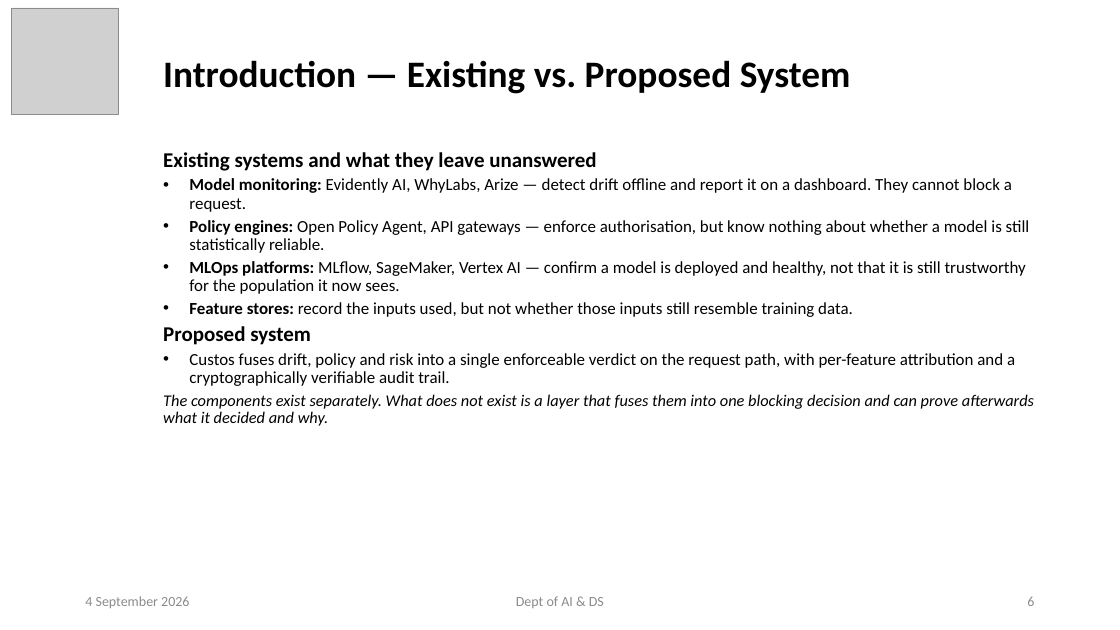
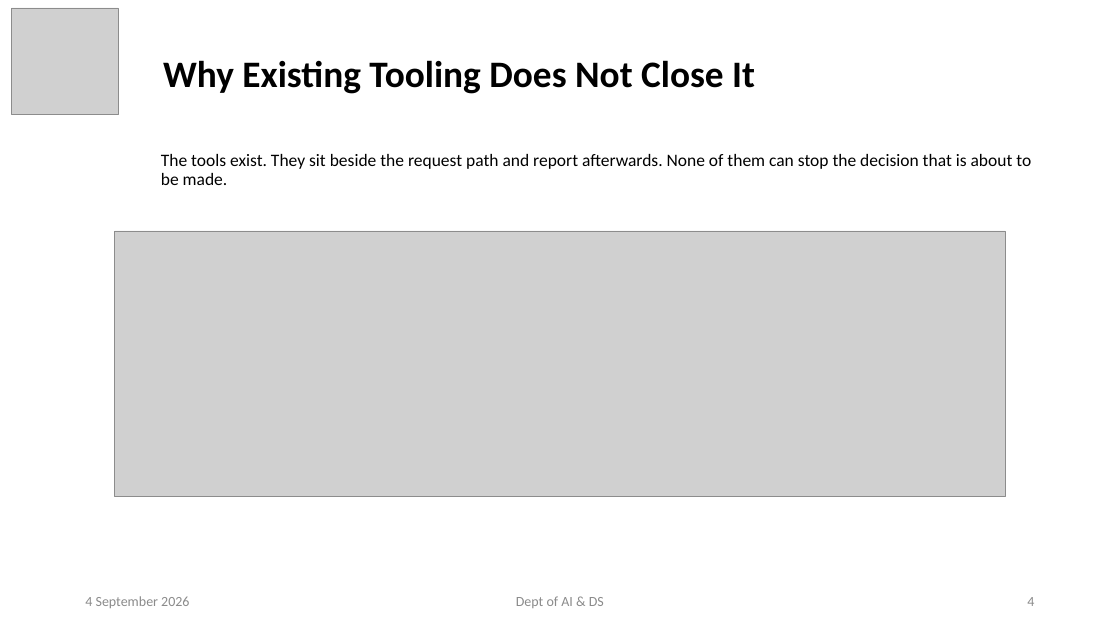
Before and after one commit to ayushpandey0201/custos, a slide deck: slide 4 of docs/presentations/Custos_Phase2_Review1.pptx (slide 6 before the commit). Drawn at 1120x630 pixels with LibreOffice and Linux fonts; fonts in the diff are those of the drawing; grey boxes stand for pictures. Boxes give left, top, right and bottom in pixels: in the first picture for what was removed or moved away, otherwise in the second. Text is boxed around its words. In the diff, an @@ line names an element or a change of style, - is before the commit and + after.

```diff
--- a/docs/presentations/Custos_Phase2_Review1.pptx
+++ b/docs/presentations/Custos_Phase2_Review1.pptx
@@ title at <box>163,60,755,94</box>: text changed @@
-Introduction — Existing vs. Proposed System
+Why Existing Tooling Does Not Close It
@@ subtitle at <box>161,154,1031,185</box>: text changed; size 14.5 to 15 pt @@
-Existing systems and what they leave unanswered
-• Model monitoring: Evidently AI, WhyLabs, Arize — detect drift offline and report it on a dashboard. They cannot block a request.
-• Policy engines: Open Policy Agent, API gateways — enforce authorisation, but know nothing about whether a model is still statistically reliable.
-• MLOps platforms: MLflow, SageMaker, Vertex AI — confirm a model is deployed and healthy, not that it is still trustworthy for the population it now sees.
-• Feature stores: record the inputs used, but not whether those inputs still resemble training data.
-Proposed system
-• Custos fuses drift, policy and risk into a single enforceable verdict on the request path, with per-feature attribution and a cryptographically verifiable audit trail.
-The components exist separately. What does not exist is a layer that fuses them into one blocking decision and can prove afterwards what it decided and why.
+The tools exist. They sit beside the request path and report afterwards. None of them can stop the decision that is about to be made.
@@ picture added at <box>115,231,1006,497</box> @@
@@ page number at <box>1027,597,1034,606</box>: text changed @@
-6
+4
```
Also in this commit, not shown: 14 other slides changed, 1 slide added, 16 slides removed, 7 other files.
